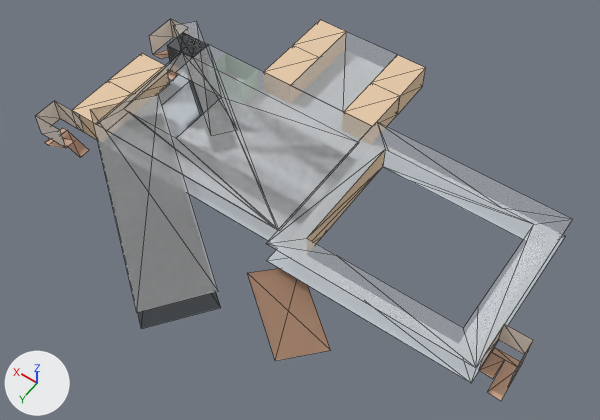
One commit to the glTF model floors/6F.glb: the scene before it, then after it.
Both versions are drawn from a 50 mm camera at (-95.7, 51.6, 59.5) aimed at (-62.7, 5.4, -13.2). The lights are fixed; the arrows at lower left show +X, +Y and +Z. The older version comes first. Mesh edges are drawn as thin lines. Where no turn or scale is listed for an object, it has been applied to the vertices.

Objects in the first picture: 'Cube.001', 'Cube.002', 'Cube.003', 'Cube.011', 'Cube.019', 'Cube.020', 'Cube.021', '立方體.160', '立方體.161', '立方體.166', '立方體.171', '立方體.173', '立方體.174', '立方體.183' and 17 more.
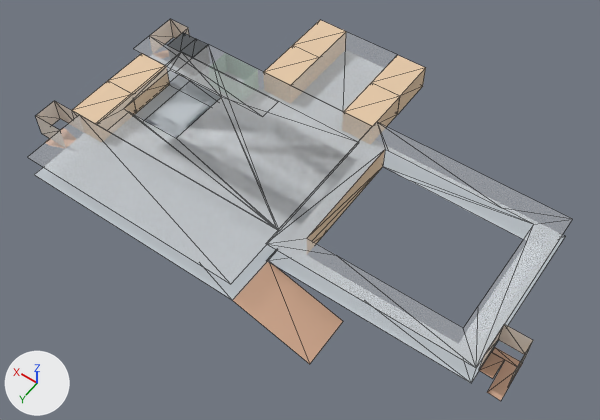
Pixel boxes (x1, y1, x2, y2) of what changed, in the pictures (600 x 420 px):
'平面.003', added: after (28, 115, 278, 284)
'Cube.003', deleted: before (90, 95, 218, 313)
'平面.004', added (beige): after (233, 261, 343, 364)
'Cube.020', deleted (beige): before (248, 268, 331, 361)
'平面.002', added: after (34, 167, 277, 300)
'平面.001', added: after (134, 36, 278, 117)
'Cube.002', deleted: before (174, 21, 237, 134)
'Cube.019', deleted: before (138, 292, 221, 329)
'平面', added: after (168, 70, 220, 106)
'Cube.001', deleted (mostly hidden): before (189, 81, 204, 115)

Patch to the scene script:
```diff
--- a/floors/6F.glb.py
+++ b/floors/6F.glb.py
@@ mat_material_003 @@
+mat_material_003 = principled_material('Material.003')
+mat_material_003.base_color = (0.645, 0.394, 0.266)  # beige #d2a88d
@@ mat_material_005 @@
+mat_material_005 = principled_material('Material.005')
+mat_material_005.base_color = (0.799, 0.799, 0.799)  # white #e7e7e7
+mat_material_005.roughness = 0.3
+mat_material_005.alpha = 0.2
@@ me_平面_004 @@
+me_平面_004.from_pydata([(4.77, -3.0, 1.5), (4.77, 3.0, 1.5), (-4.77, -3.0, -1.5), (-4.77, 3.0, -1.5)], [], [(0, 1, 3), (0, 3, 2)])
+me_平面_004.materials.append(mat_material_003)  # beige #d2a88d
@@ me_平面_003 @@
+me_平面_003.from_pydata([(14.3, -4.0, 0.0), (14.3, 4.0, 0.0), (-14.3, -4.0, 0.0), (-14.3, 4.0, 0.0)], [], [(0, 1, 3), (0, 3, 2)])
+me_平面_003.materials.append(mat_material_005)  # white #e7e7e7
@@ me_平面_002 @@
+me_平面_002.from_pydata([(14.3, -4.0, 0.0), (14.3, 4.0, 0.0), (-14.3, -4.0, 0.0), (-14.3, 4.0, 0.0)], [], [(0, 1, 3), (0, 3, 2)])
+me_平面_002.materials.append(mat_material_001)  # light grey #bfc6cc
@@ me_平面_001 @@
+me_平面_001.from_pydata([(10.0, -1.5, 0.0), (10.0, 1.5, 0.0), (-10.0, -1.5, 0.0), (-10.0, 1.5, 0.0)], [], [(0, 1, 3), (0, 3, 2)])
+me_平面_001.materials.append(mat_material_005)  # white #e7e7e7
@@ me_平面 @@
+me_平面.from_pydata([(10.0, -1.5, 0.0), (10.0, 1.5, 0.0), (-10.0, -1.5, 0.0), (-10.0, 1.5, 0.0)], [], [(0, 1, 3), (0, 3, 2)])
+me_平面.materials.append(mat_material_001)  # light grey #bfc6cc
@@ ob_cube_019 @@
-ob_cube_019 = bpy.data.objects.new('Cube.019', me_cube_001)
-ob_cube_019.location = (-50.15, 15.44, -12.0)
-ob_cube_019.rotation_euler = (0.0, 0.0, 0.927)  # degrees (0, 0, 53)
-ob_cube_019.scale = (4.0, 14.2, 0.0)
@@ ob_cube_020 @@
-ob_cube_020 = bpy.data.objects.new('Cube.020', me_cube_002)
-ob_cube_020.location = (-69.15, 16.44, -13.52)
-ob_cube_020.rotation_euler = (-0.127, -0.242, 0.962)  # degrees (-7.3, -14, 55)
-ob_cube_020.scale = (3.0, 5.0, 0.0)
@@ ob_cube_001 @@
-ob_cube_001 = bpy.data.objects.new('Cube.001', me_cube_003)
-ob_cube_001.location = (-43.25, -1.99, -12.0)
-ob_cube_001.rotation_euler = (0.0, 0.0, 0.927)  # degrees (0, 0, 53)
-ob_cube_001.scale = (1.5, 10.0, 0.0)
@@ ob_cube_002 @@
-ob_cube_002 = bpy.data.objects.new('Cube.002', me_cube_004)
-ob_cube_002.location = (-43.25, -1.99, -9.0)
-ob_cube_002.rotation_euler = (0.0, 0.0, 0.927)  # degrees (0, 0, 53)
-ob_cube_002.scale = (1.5, 10.0, 0.0)
@@ ob_cube_003 @@
-ob_cube_003 = bpy.data.objects.new('Cube.003', me_cube_005)
-ob_cube_003.location = (-50.15, 15.44, -9.0)
-ob_cube_003.rotation_euler = (0.0, 0.0, 0.927)  # degrees (0, 0, 53)
-ob_cube_003.scale = (4.0, 14.2, 0.0)
@@ ob_平面_004 @@
+ob_平面_004 = bpy.data.objects.new('平面.004', me_平面_004)
+ob_平面_004.location = (-69.15, 16.44, -13.52)
@@ ob_平面_003 @@
+ob_平面_003 = bpy.data.objects.new('平面.003', me_平面_003)
+ob_平面_003.location = (-50.15, 15.44, -9.0)
@@ ob_平面_002 @@
+ob_平面_002 = bpy.data.objects.new('平面.002', me_平面_002)
+ob_平面_002.location = (-50.15, 15.44, -12.0)
@@ ob_平面_001 @@
+ob_平面_001 = bpy.data.objects.new('平面.001', me_平面_001)
+ob_平面_001.location = (-43.25, -1.99, -9.0)
@@ ob_平面 @@
+ob_平面 = bpy.data.objects.new('平面', me_平面)
+ob_平面.location = (-43.25, -1.99, -12.0)
```
